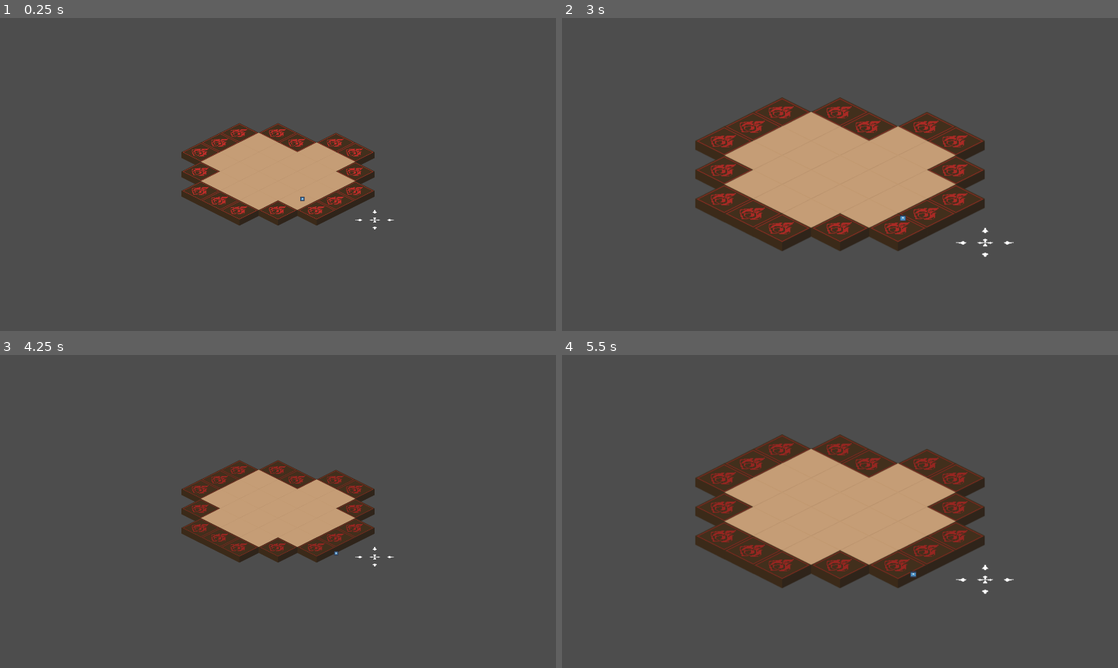
Above: before the commit, frames 1-4 (two rows, left to right).
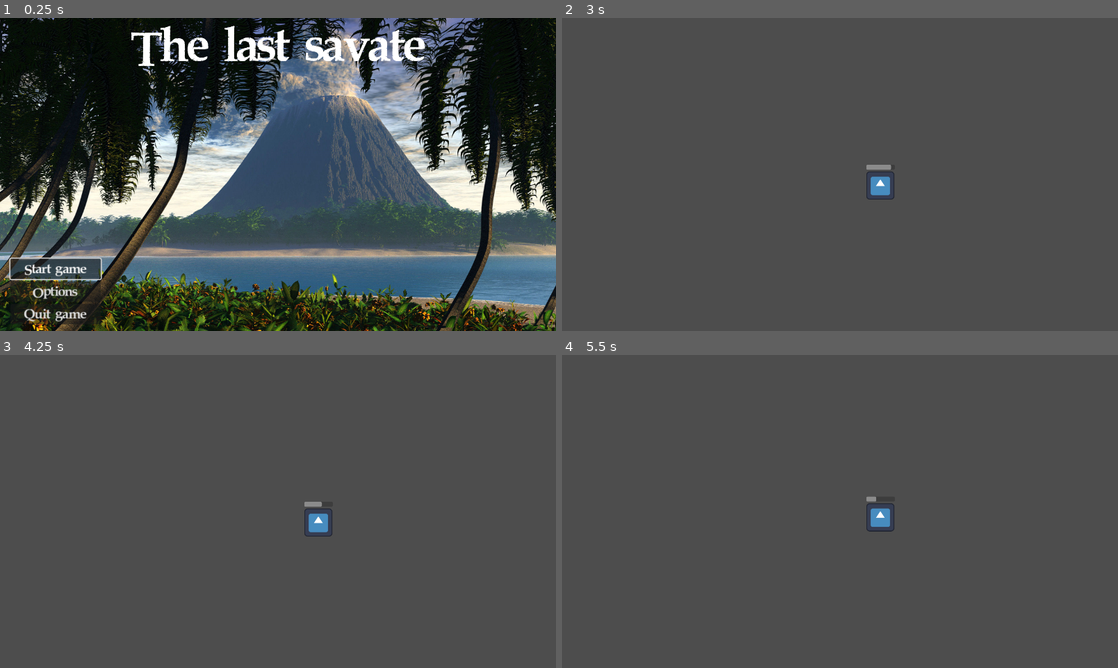
Above: after the commit, the same moments.

Repository: Agakitsune/TheLastSavate
Game: Godot game, scene res://main_menu.tscn
Same seed, same stepped clock (60 frames per second), same inputs: the game is played once before the commit and once after it. Before the commit the project starts from res://Testmap.tscn. The engine's default icon, where the game draws it, is replaced by a stand-in: a white triangle on a blue panel in a dark square.
Inputs (mouse positions are in pixels of both pictures, inside the frame that each line leads up to):
- Up to frame 1 (0.25 s): no input
- Up to frame 2 (3 s): click (617, 290) at 0.5 s, where only the run after the commit has a clickable "Options"; click (617, 268) at 1.25 s, where only the run after the commit has a clickable "Start game"; tap Enter (ui_accept) at 2 s; move the mouse to (840, 136) at 2.02 s; hold D (right) 2.03-2.78 s; hold Enter (ui_accept) 2.03-2.78 s; move the mouse to (762, 174) at 2.77 s; hold S (down) from 2.78 s (still down); tap Mouse wheel up (zoom_in) at 2.85 s
- Up to frame 3 (4.25 s): tap Enter (ui_accept) at 3.02, 3.05, 3.32 s; move the mouse to (278, 570) at 3.52 s; release S (down) at 3.53 s; hold D (right) from 3.53 s (still down); hold Enter (ui_accept) from 3.53 s (still down); tap Mouse wheel down (zoom_out) at 3.6 s
- Up to frame 4 (5.5 s): move the mouse to (917, 511) at 4.27 s; release D (right) at 4.28 s; release Enter (ui_accept) at 4.28 s; hold Up (ui_up) 4.28-5.03 s; tap Enter (ui_accept) at 4.35, 4.52, 4.82 s; move the mouse to (856, 483) at 5.02 s; hold A (left) from 5.03 s (still down); hold Enter (ui_accept) from 5.03 s (still down); tap Mouse wheel up (zoom_in) at 5.1 s

The runs differ from the first frame. In frame 1, 91% of the frame differs, in the area x 0-100%, y 0-100%; in frame 2, 19%; in frame 3, 8.6%; in frame 4, 19%.

Commit message:
fixed main menu

Diff:
--- a/Main Menu.gd
+++ b/Main Menu.gd
@@ -3,7 +3,7 @@
 
 # Called when the node enters the scene tree for the first time.
 func _ready():
-	$VBoxContainer/StartButton.grab_focus()
+	$CanvasLayer/VBoxContainer/StartButton.grab_focus()
 
 
 # Called every frame. 'delta' is the elapsed time since the previous frame.
--- a/main_menu.tscn
+++ b/main_menu.tscn
@@ -1,7 +1,8 @@
-[gd_scene load_steps=3 format=3 uid="uid://cs86b6v74xyg7"]
+[gd_scene load_steps=4 format=3 uid="uid://cs86b6v74xyg7"]
 
 [ext_resource type="Script" path="res://Main Menu.gd" id="1_vob7v"]
-[ext_resource type="Texture2D" uid="uid://7bhq7jbni5ic" path="res://menu.png" id="2_qx7xw"]
+[ext_resource type="Texture2D" uid="uid://cqrlq0u0yldgi" path="res://assets/background.png" id="2_sphn4"]
+[ext_resource type="FontFile" uid="uid://pkh4esdwqc5c" path="res://assets/font/PiratesBay.ttf" id="3_wkjgg"]
 
 [node name="Main Menu" type="Control"]
 layout_mode = 3
@@ -12,48 +13,54 @@
 grow_vertical = 2
 script = ExtResource("1_vob7v")
 
-[node name="back" type="TextureRect" parent="."]
-layout_mode = 0
-offset_right = 40.0
-offset_bottom = 40.0
-texture = ExtResource("2_qx7xw")
+[node name="CanvasLayer" type="CanvasLayer" parent="."]
 
-[node name="Label" type="Label" parent="."]
-layout_mode = 1
+[node name="back" type="TextureRect" parent="CanvasLayer"]
+offset_right = 1443.0
+offset_bottom = 879.0
+texture = ExtResource("2_sphn4")
+
+[node name="Label" type="Label" parent="CanvasLayer"]
 anchors_preset = 5
 anchor_left = 0.5
 anchor_right = 0.5
-offset_left = -58.0
-offset_right = 58.0
-offset_bottom = 26.0
+offset_left = -47.0
+offset_right = 47.0
+offset_bottom = 21.0
 grow_horizontal = 2
-scale = Vector2(3, 3)
+theme_override_fonts/font = ExtResource("3_wkjgg")
+theme_override_font_sizes/font_size = 130
 text = "The last savate"
 
-[node name="VBoxContainer" type="VBoxContainer" parent="."]
-layout_mode = 1
+[node name="VBoxContainer" type="VBoxContainer" parent="CanvasLayer"]
 anchors_preset = 2
 anchor_top = 1.0
 anchor_bottom = 1.0
-offset_left = 23.0
-offset_top = -172.0
-offset_right = 179.0
-offset_bottom = -3.0
+offset_left = 27.0
+offset_top = -187.0
+offset_right = 183.0
+offset_bottom = -18.0
 grow_vertical = 0
 scale = Vector2(1.5, 1.5)
 
-[node name="StartButton" type="Button" parent="VBoxContainer"]
+[node name="StartButton" type="Button" parent="CanvasLayer/VBoxContainer"]
 layout_mode = 2
+theme_override_fonts/font = ExtResource("3_wkjgg")
+theme_override_font_sizes/font_size = 25
 text = "Start game"
 
-[node name="OptionsButton" type="Button" parent="VBoxContainer"]
+[node name="OptionsButton" type="Button" parent="CanvasLayer/VBoxContainer"]
 layout_mode = 2
+theme_override_fonts/font = ExtResource("3_wkjgg")
+theme_override_font_sizes/font_size = 25
 text = "Options"
 
-[node name="QuitButton" type="Button" parent="VBoxContainer"]
+[node name="QuitButton" type="Button" parent="CanvasLayer/VBoxContainer"]
 layout_mode = 2
+theme_override_fonts/font = ExtResource("3_wkjgg")
+theme_override_font_sizes/font_size = 25
 text = "Quit game"
 
-[connection signal="pressed" from="VBoxContainer/StartButton" to="." method="_on_start_button_pressed"]
-[connection signal="pressed" from="VBoxContainer/OptionsButton" to="." method="_on_options_button_pressed"]
-[connection signal="pressed" from="VBoxContainer/QuitButton" to="." method="_on_quit_button_pressed"]
+[connection signal="pressed" from="CanvasLayer/VBoxContainer/StartButton" to="." method="_on_start_button_pressed"]
+[connection signal="pressed" from="CanvasLayer/VBoxContainer/OptionsButton" to="." method="_on_options_button_pressed"]
+[connection signal="pressed" from="CanvasLayer/VBoxContainer/QuitButton" to="." method="_on_quit_button_pressed"]
--- a/project.godot
+++ b/project.godot
@@ -11,7 +11,7 @@
 [application]
 
 config/name="The Last Savate"
-run/main_scene="res://Testmap.tscn"
+run/main_scene="res://main_menu.tscn"
 config/features=PackedStringArray("4.1", "Forward Plus")
 config/icon="res://icon.svg"
 
@@ -25,6 +25,14 @@
 
 [input]
 
+ui_accept={
+"deadzone": 0.5,
+"events": [Object(InputEventKey,"resource_local_to_scene":false,"resource_name":"","device":0,"window_id":0,"alt_pressed":false,"shift_pressed":false,"ctrl_pressed":false,"meta_pressed":false,"pressed":false,"keycode":4194309,"physical_keycode":0,"key_label":0,"unicode":0,"echo":false,"script":null)
+, Object(InputEventKey,"resource_local_to_scene":false,"resource_name":"","device":0,"window_id":0,"alt_pressed":false,"shift_pressed":false,"ctrl_pressed":false,"meta_pressed":false,"pressed":false,"keycode":4194310,"physical_keycode":0,"key_label":0,"unicode":0,"echo":false,"script":null)
+, Object(InputEventKey,"resource_local_to_scene":false,"resource_name":"","device":0,"window_id":0,"alt_pressed":false,"shift_pressed":false,"ctrl_pressed":false,"meta_pressed":false,"pressed":false,"keycode":32,"physical_keycode":0,"key_label":0,"unicode":32,"echo":false,"script":null)
+, Object(InputEventJoypadButton,"resource_local_to_scene":false,"resource_name":"","device":-1,"button_index":0,"pressure":0.0,"pressed":false,"script":null)
+]
+}
 up={
 "deadzone": 0.5,
 "events": [Object(InputEventKey,"resource_local_to_scene":false,"resource_name":"","device":-1,"window_id":0,"alt_pressed":false,"shift_pressed":false,"ctrl_pressed":false,"meta_pressed":false,"pressed":false,"keycode":0,"physical_keycode":87,"key_label":0,"unicode":122,"echo":false,"script":null)
@@ -55,14 +63,3 @@
 "events": [Object(InputEventMouseButton,"resource_local_to_scene":false,"resource_name":"","device":-1,"window_id":0,"a …(253 unchanged characters)…
 ]
 }
-
-[input]
-
-ui_accept={
-"deadzone": 0.5,
-"events": [Object(InputEventKey,"resource_local_to_scene":false,"resource_name":"","device":0,"window_id":0,"alt_pressed":false,"shift_pressed":false,"ctrl_pressed":false,"meta_pressed":false,"pressed":false,"keycode":4194309,"physical_keycode":0,"key_label":0,"unicode":0,"echo":false,"script":null)
-, Object(InputEventKey,"resource_local_to_scene":false,"resource_name":"","device":0,"window_id":0,"alt_pressed":false,"shift_pressed":false,"ctrl_pressed":false,"meta_pressed":false,"pressed":false,"keycode":4194310,"physical_keycode":0,"key_label":0,"unicode":0,"echo":false,"script":null)
-, Object(InputEventKey,"resource_local_to_scene":false,"resource_name":"","device":0,"window_id":0,"alt_pressed":false,"shift_pressed":false,"ctrl_pressed":false,"meta_pressed":false,"pressed":false,"keycode":32,"physical_keycode":0,"key_label":0,"unicode":32,"echo":false,"script":null)
-, Object(InputEventJoypadButton,"resource_local_to_scene":false,"resource_name":"","device":-1,"button_index":0,"pressure":0.0,"pressed":false,"script":null)
-]
-}
Binary file added: assets/background.png
Not shown, added: assets/background.png.import
Binary file added: assets/font/PiratesBay.ttf
Not shown, added: assets/font/PiratesBay.ttf.import
